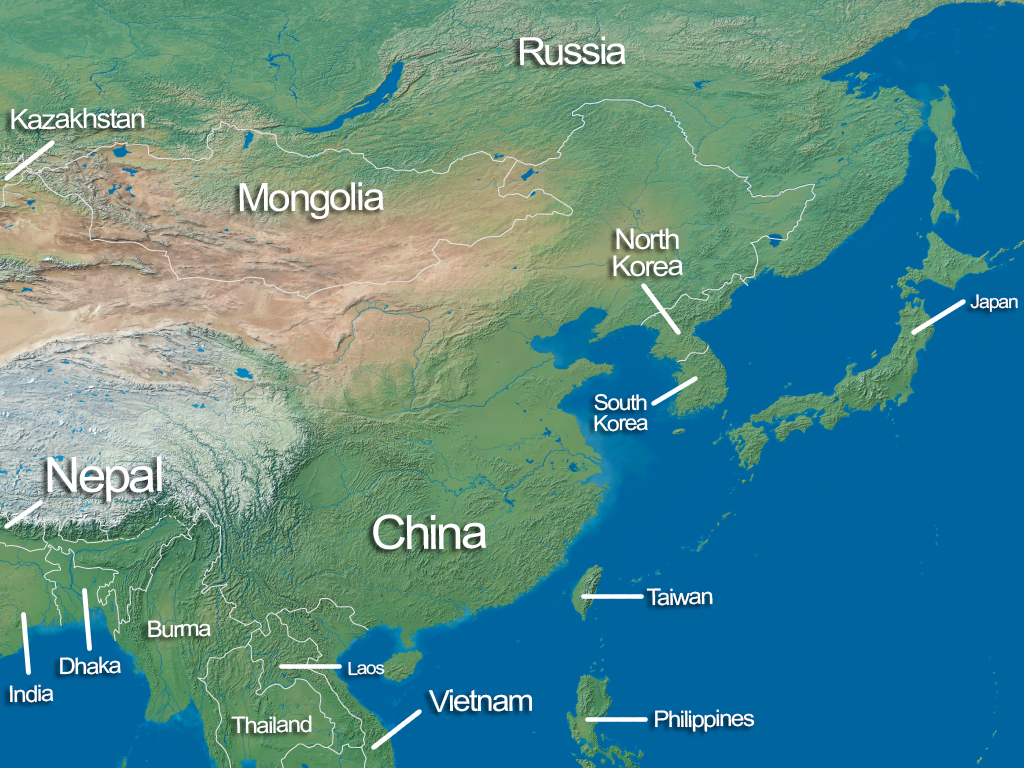
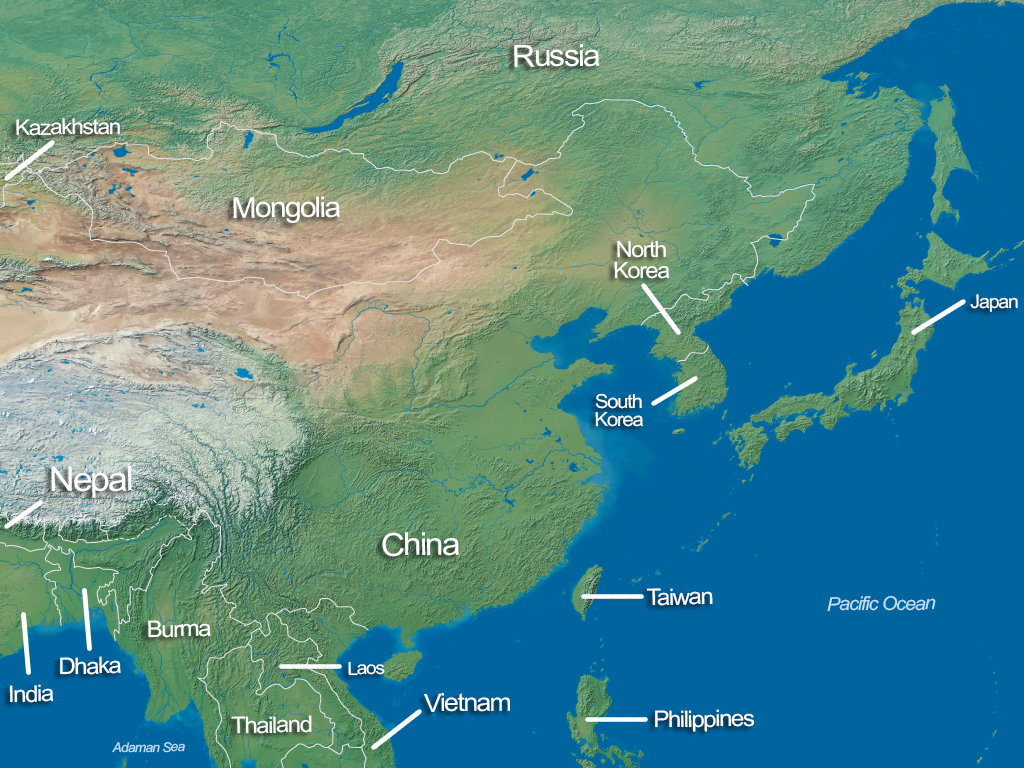
Layer changes from the first 1024px x 768px image to the second:
painted on "Vietnam" over (424, 689, 532, 712)
painted on "North Korea" over (613, 228, 683, 279)
painted on "South Korea" over (594, 393, 648, 432)
added layer "Adaman Sea" above "Pacific Ocean" over (112, 742, 185, 753)
added layer "Pacific Ocean" above "China" over (827, 595, 936, 612)
painted on "China" over (373, 514, 487, 557)
painted on "Russia" over (514, 36, 626, 67)
painted on "Kazakhstan" over (11, 108, 145, 136)
painted on "Mongolia" over (233, 182, 384, 223)
painted on "Nepal" over (47, 456, 162, 502)
